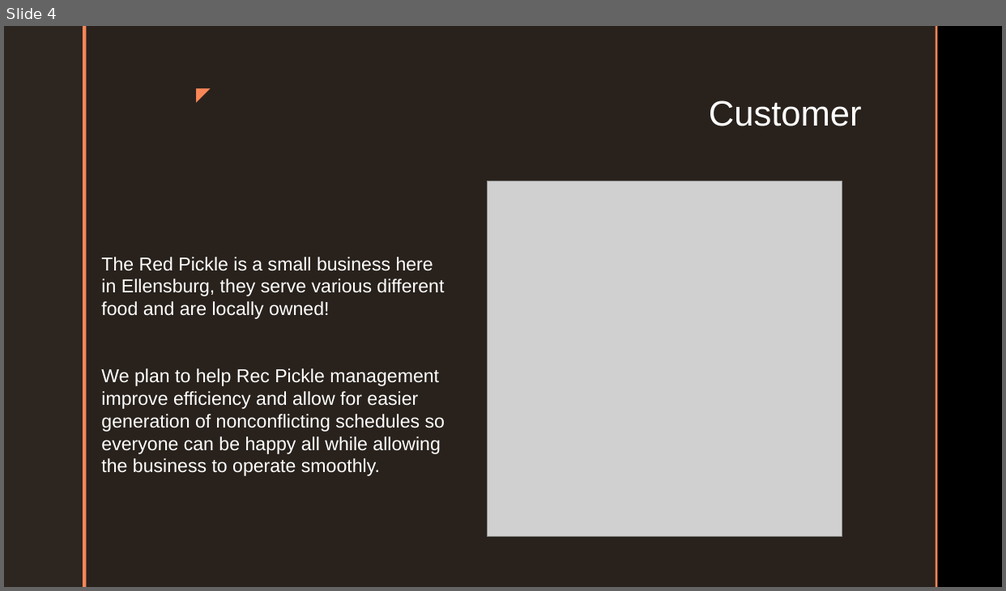
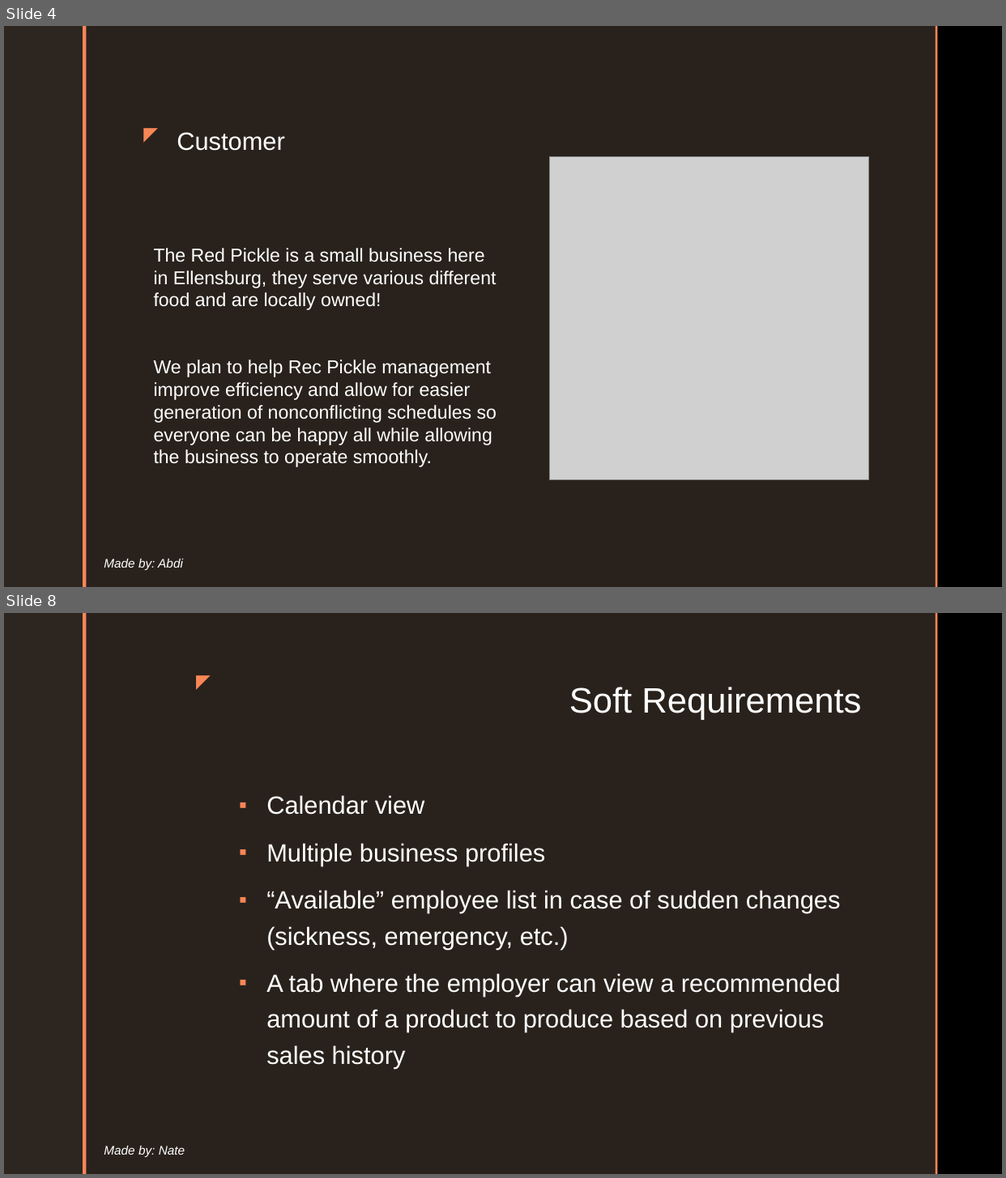
Before and after one commit to cushonz/Capstone_Project, a slide deck: individual_Work/homework/Midterm_presentation.pptx. Shown one above the other, each under a label of ours: slide 4 before the commit, slides 4 and 8 after it; the slides between them are not shown. The pictures are 1006x591 and 1006x1178 pixels, drawn with LibreOffice and Linux fonts; fonts in the diff are those of the drawing; grey boxes stand for pictures; background and template pictures are left out. Boxes give left, top, right and bottom in pixels: in the first picture for what was removed or moved away, otherwise in the second. Text is boxed around its words. In the diff, an @@ line names an element or a change of style, - is before the commit and + after.

```diff
--- a/individual_Work/homework/Midterm_presentation.pptx
+++ b/individual_Work/homework/Midterm_presentation.pptx
@@ slide 8 added at [4, 613, 1002, 1174], background picture (left out); not listed: 4 template elements that a slide beside it also shows @@
@@ text added at [184, 666, 217, 696], 18 pt, text #F98657 @@
+◤
@@ title added at [569, 687, 861, 720], 34 pt, text #FFFFFF @@
+Soft Requirements
@@ text added at [266, 795, 841, 1068], 24 pt, text #FFFFFF @@
+▪ Calendar view
+▪ Multiple business profiles
+▪ “Available” employee list in case of sudden changes (sickness, emergency, etc.)
+▪ A tab where the employer can view a recommended amount of a product to produce based on previous sales history
@@ text added at [104, 1146, 185, 1157], 12 pt, text #FFFFFF, italic @@
+Made by: Nate
@@ slide 4 changed as well @@
@@ title "Customer": place and size @@
-title "Customer" at [709, 101, 862, 126]
+title "Customer" at [177, 132, 284, 151]
@@ title "Customer" at [177, 132, 284, 151]: size 34 to 24 pt; alignment right to left; vertical alignment top to bottom @@
@@ text "◤": place and size @@
-text "◤" at [184, 79, 217, 109]
+text "◤" at [131, 118, 165, 148]
@@ text "The Red Pickle is a ...": place and size @@
-text "The Red Pickle is a ..." at [101, 257, 445, 476]
+text "The Red Pickle is a ..." at [154, 248, 496, 467]
@@ picture: place and size @@
-picture at [488, 181, 842, 536]
+picture at [550, 156, 868, 480]
@@ text added at [104, 559, 183, 570], 12 pt, text #FFFFFF, italic @@
+Made by: Abdi
```
Also in this commit, not shown: 5 other slides changed, 14 other slides added, 7 slides removed, 2 other files.
